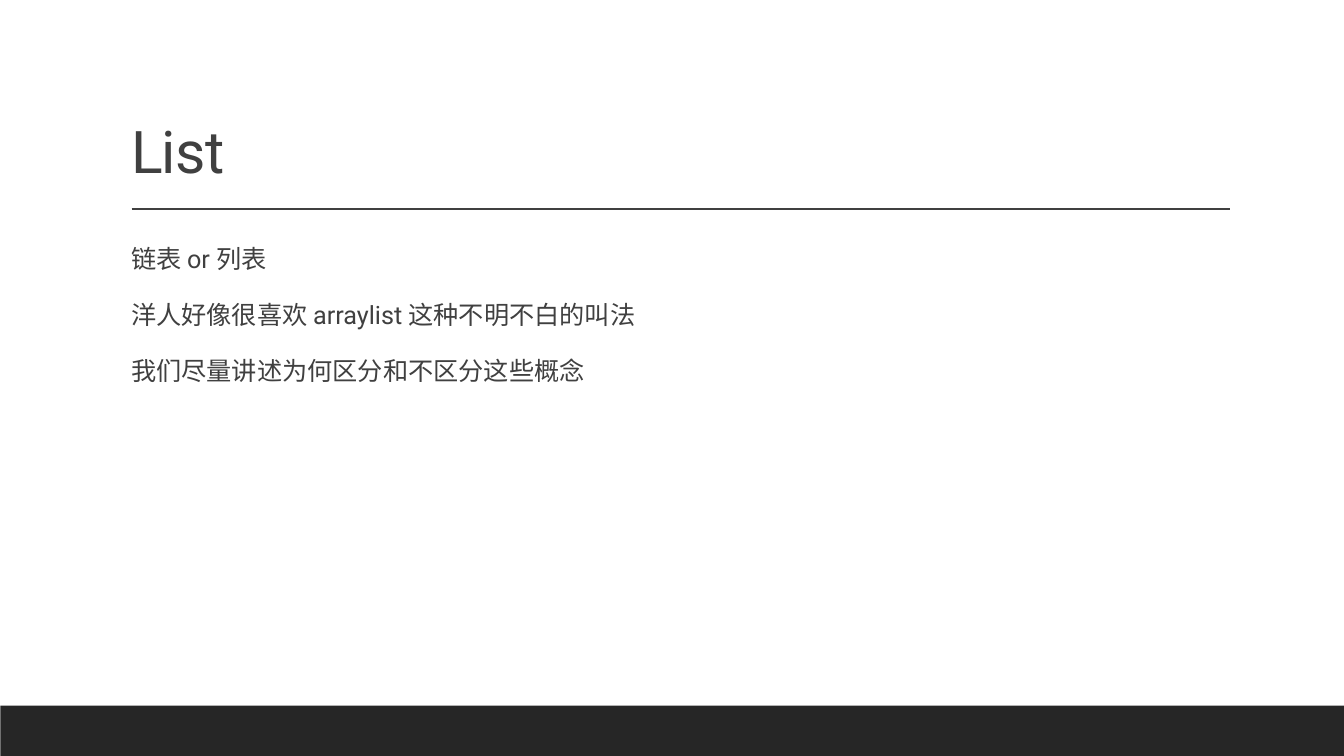
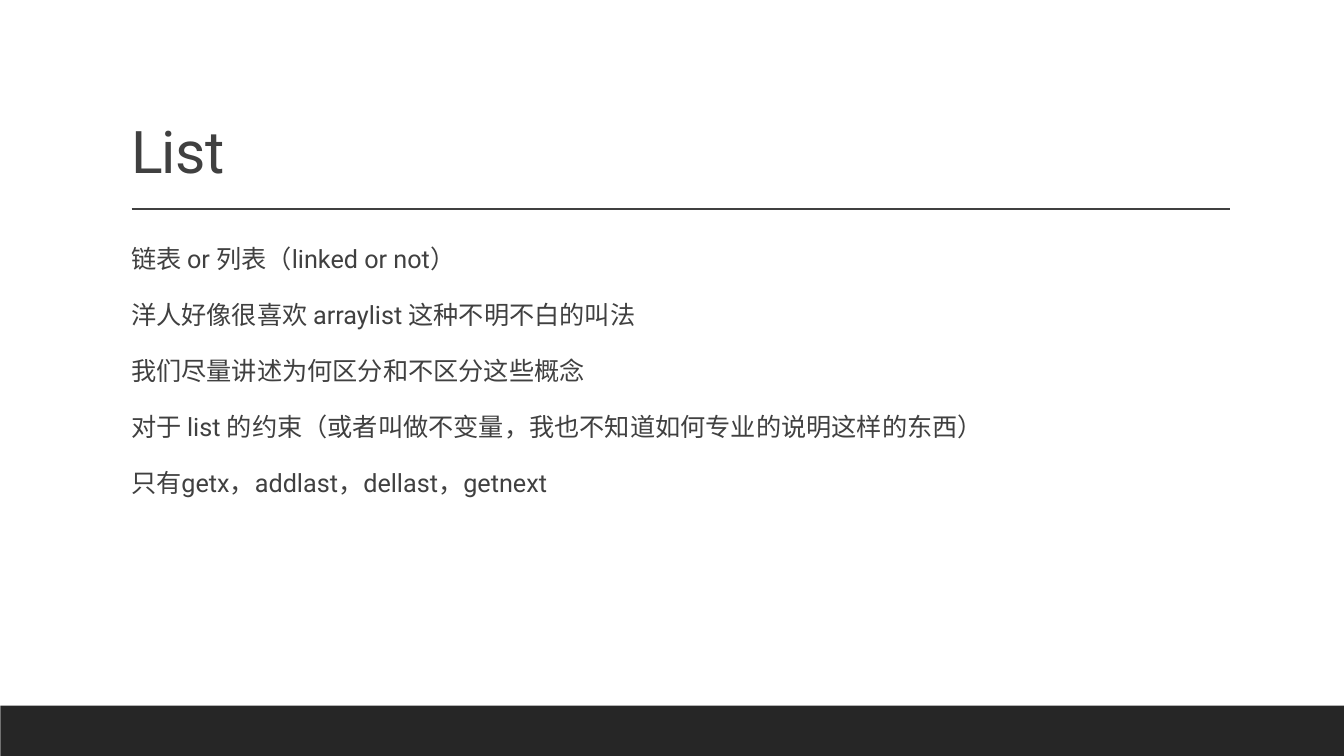
Before and after one commit to basicDSinHDUCS/materials, a slide deck: slide 3 of lecture4/slide.pptx. Drawn at 1344x756 pixels with LibreOffice and Linux fonts; fonts in the diff are those of the drawing; background and template pictures are left out. Boxes give left, top, right and bottom in pixels: in the first picture for what was removed or moved away, otherwise in the second. Text is boxed around its words. In the diff, an @@ line names an element or a change of style, - is before the commit and + after.

```diff
--- a/lecture4/slide.pptx
+++ b/lecture4/slide.pptx
@@ text at (x1=131, y1=246, x2=455, y2=271): text changed @@
-  链表 or 列表
+  链表 or 列表（linked or not）
@@ text at (x1=131, y1=414, x2=983, y2=498): paragraphs added @@
+  对于 list 的约束（或者叫做不变量，我也不知道如何专业的说明这样的东西）
+  只有getx，addlast，dellast，getnext
```
Also in this commit, not shown: 1 other file.
